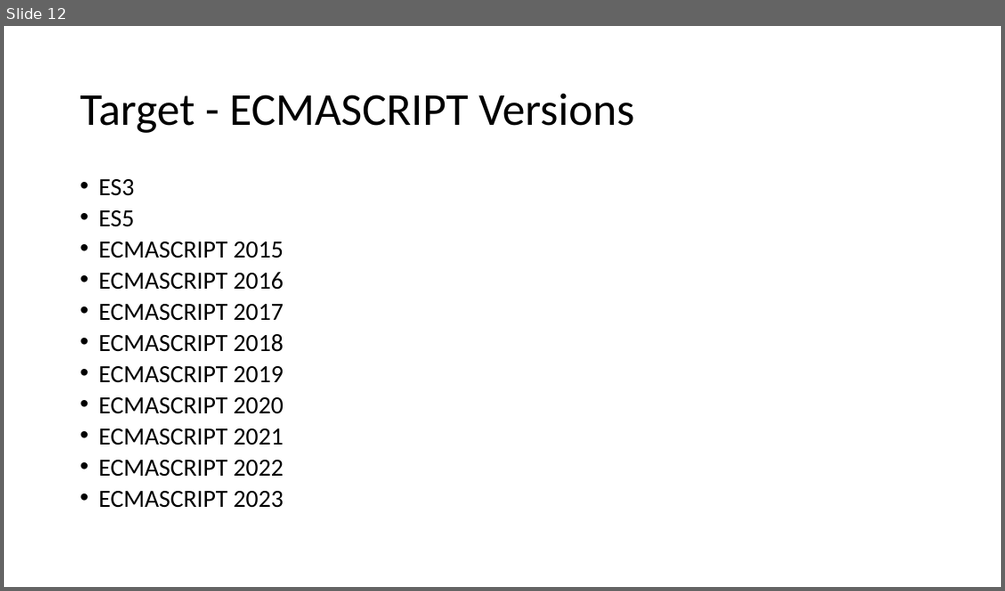
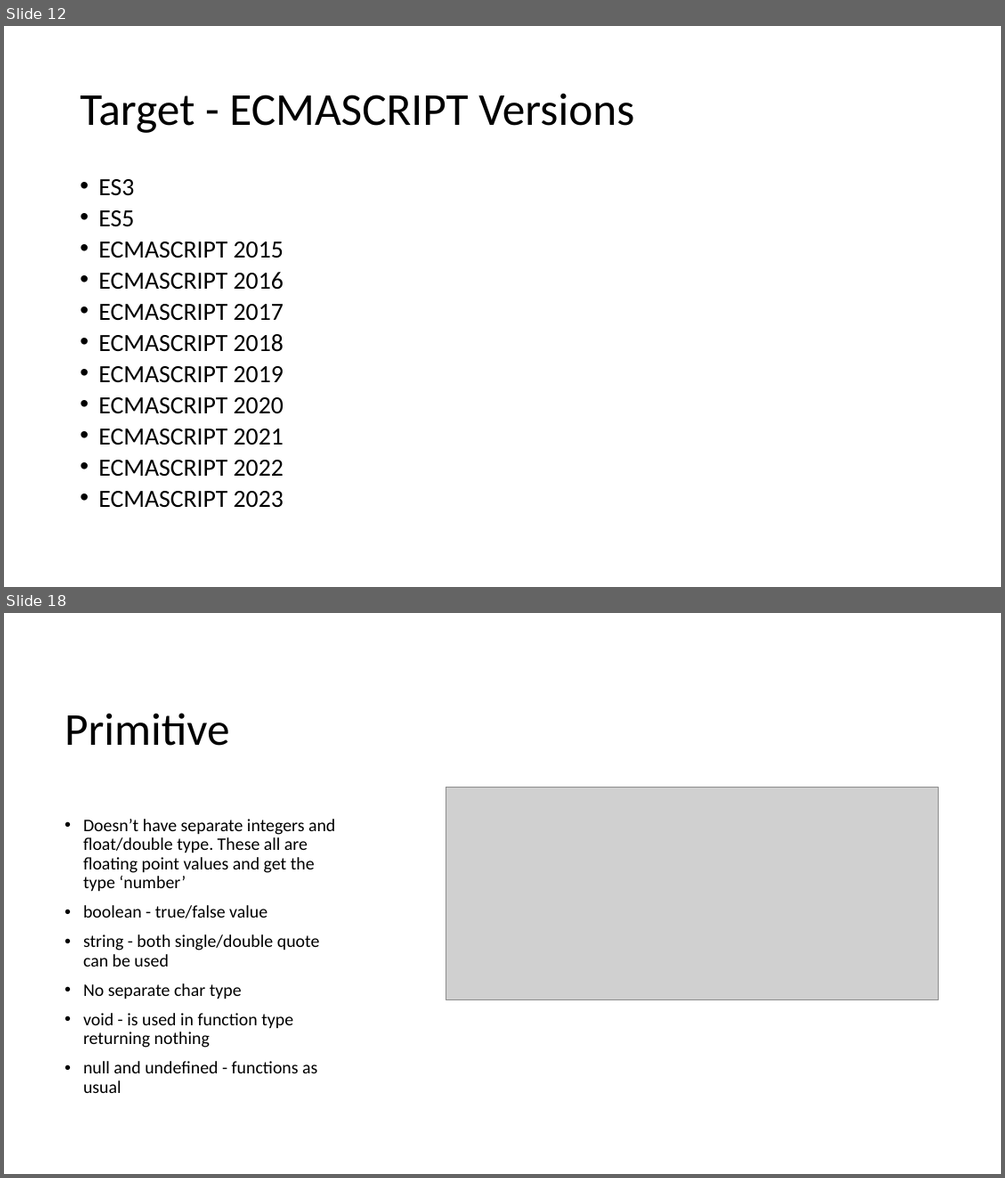
Before and after one commit to explore-with-manish/BFL_Byte_Jul23, a slide deck: Ng-Byte.pptx. Shown one above the other, each under a label of ours: slide 12 before the commit, slides 12 and 18 after it; the slides between them are not shown. The pictures are 1005x591 and 1005x1178 pixels, drawn with LibreOffice and Linux fonts; fonts in the diff are those of the drawing; grey boxes stand for pictures. Boxes give left, top, right and bottom in pixels: in the first picture for what was removed or moved away, otherwise in the second. Text is boxed around its words. In the diff, an @@ line names an element or a change of style, - is before the commit and + after.

```diff
--- a/Ng-Byte.pptx
+++ b/Ng-Byte.pptx
@@ slide 18 added at (4, 613, 1001, 1174), background #FFFFFF @@
@@ title added at (65, 713, 230, 746), 44 pt, text #000000 @@
+Primitive
@@ picture added at (446, 787, 938, 999) @@
@@ text added at (83, 819, 335, 1093), 17 pt, text #000000 @@
+• Doesn’t have separate integers and float/double type. These all are floating point values and get the type ‘number’
+• boolean - true/false value
+• string - both single/double quote can be used
+• No separate char type
+• void - is used in function type returning nothing
+• null and undefined - functions as usual
```
Also in this commit, not shown: 57 other slides added.
